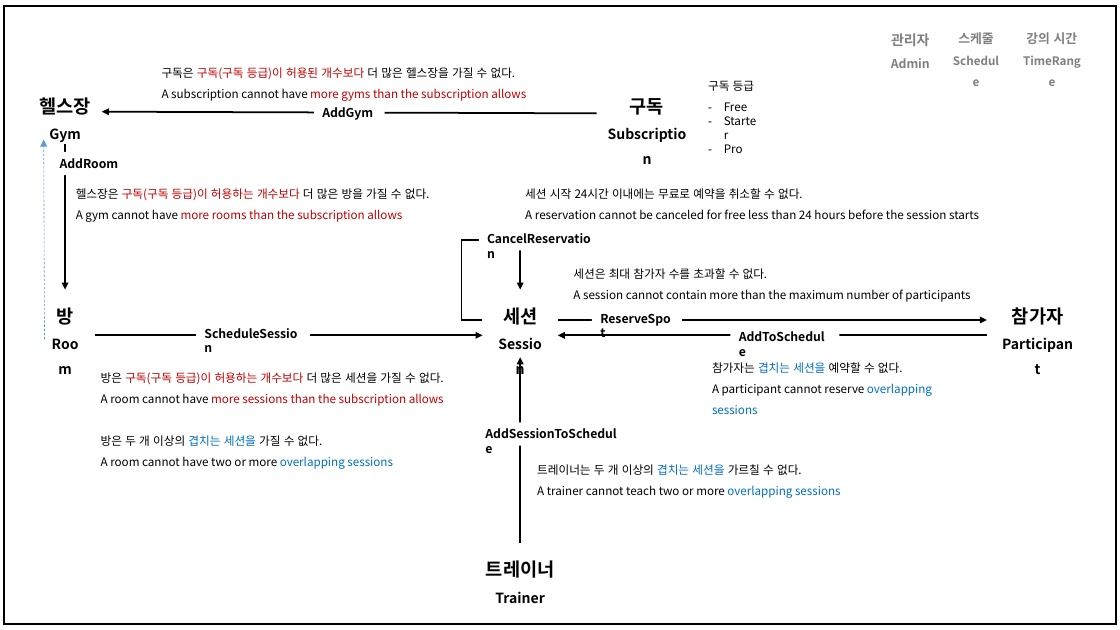
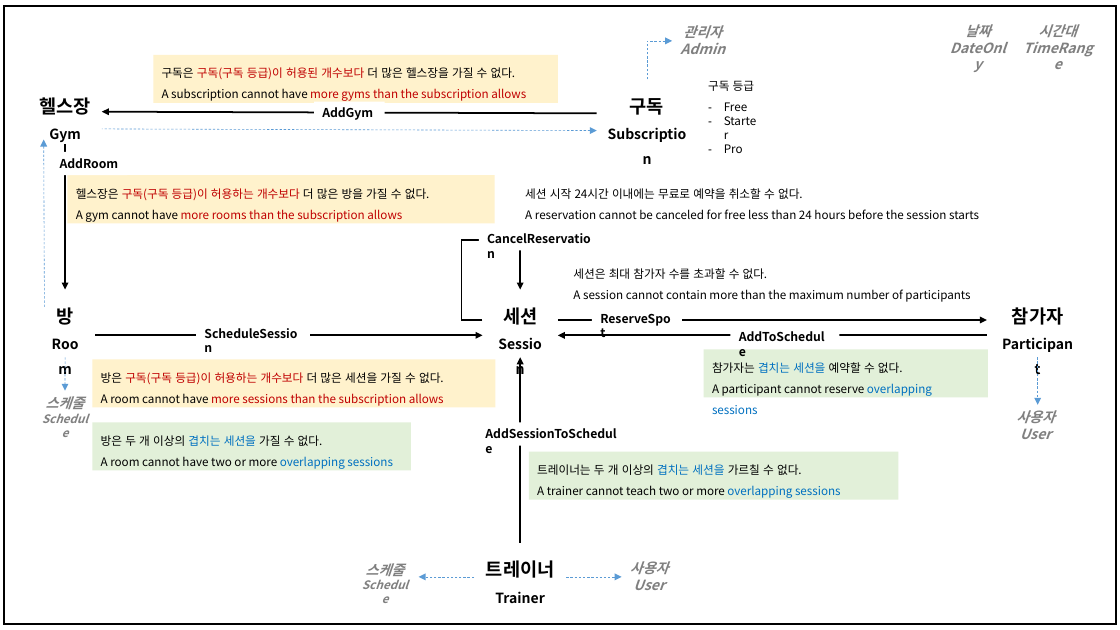
Before and after one commit to hhko/beyondcode, a slide deck: slide 1 of 03-tutorial/ddd-basic/ch01-exploring-a-complex-domain/README.pptx. Drawn at 1120x630 pixels with LibreOffice and Linux fonts; fonts in the diff are those of the drawing. Boxes give left, top, right and bottom in pixels: in the first picture for what was removed or moved away, otherwise in the second. Text is boxed around its words. In the diff, an @@ line names an element or a change of style, - is before the commit and + after.

Commit message:
feat: Participant

```diff
--- a/03-tutorial/ddd-basic/ch01-exploring-a-complex-domain/README.pptx
+++ b/03-tutorial/ddd-basic/ch01-exploring-a-complex-domain/README.pptx
@@ text "관리자": place and size @@
-text "관리자" at [891, 33, 930, 68]
+text "관리자" at [680, 25, 725, 54]
@@ text "관리자" at [680, 25, 725, 54]: italic on; size 10.5 to 12 pt in "Admin"; line spacing 1.5 to 1 @@
@@ text added at [965, 24, 991, 37], 12 pt, text #808080, bold, italic @@
+날짜
+DateOnly
@@ text "시간대" at [1038, 24, 1077, 37]: size 10 to 12 pt, italic on in "TimeRange"; line spacing 1.5 to 1 @@
@@ text at [1038, 24, 1077, 37]: text changed; size 11 to 12 pt; italic on @@
-강의 시간
+시간대
@@ fill none to #FFF2CC in 3 elements at [92, 360, 496, 408], [67, 176, 494, 223], [153, 55, 558, 103] @@
@@ elbow arrow added from (647, 80) to (672, 41), #5B9BD5 0.5 pt dashed @@
@@ arrow moved from (45, 339) - (44, 139) to (45, 307) - (44, 139) @@
@@ arrow added from (102, 129) to (597, 130), #5B9BD5 0.5 pt dashed @@
@@ arrow added from (66, 357) to (65, 391), #5B9BD5 0.5 pt dashed @@
@@ arrow added from (1038, 357) to (1038, 405), #5B9BD5 0.5 pt dashed @@
@@ text "스케줄": place and size @@
-text "스케줄" at [958, 32, 993, 44]
+text "스케줄" at [46, 396, 85, 409]
@@ text "스케줄" at [46, 396, 85, 409]: size 11 to 12 pt in "스케줄"; italic on; line spacing 1.5 to 1 @@
@@ text added at [1016, 410, 1055, 439], 12 pt, text #808080, bold, italic @@
+사용자
+User
@@ 8 rectangles: place and size @@
-8 rectangles at [60, 67, 903, 498]
+8 rectangles at [51, 55, 988, 500]
@@ fill none to #E2F0D9 in 3 elements at [704, 350, 988, 397], [92, 423, 411, 471], [529, 452, 899, 500] @@
@@ text added at [366, 563, 405, 576], 10 pt, text #808080, bold, italic @@
+스케줄
+Schedule
@@ text added at [630, 561, 669, 590], 12 pt, text #808080, bold, italic @@
+사용자
+User
@@ arrow added from (474, 577) to (418, 577), #5B9BD5 0.5 pt dashed @@
@@ arrow added from (566, 577) to (622, 577), #5B9BD5 0.5 pt dashed @@
```
Also in this commit, not shown: 34 other files.
